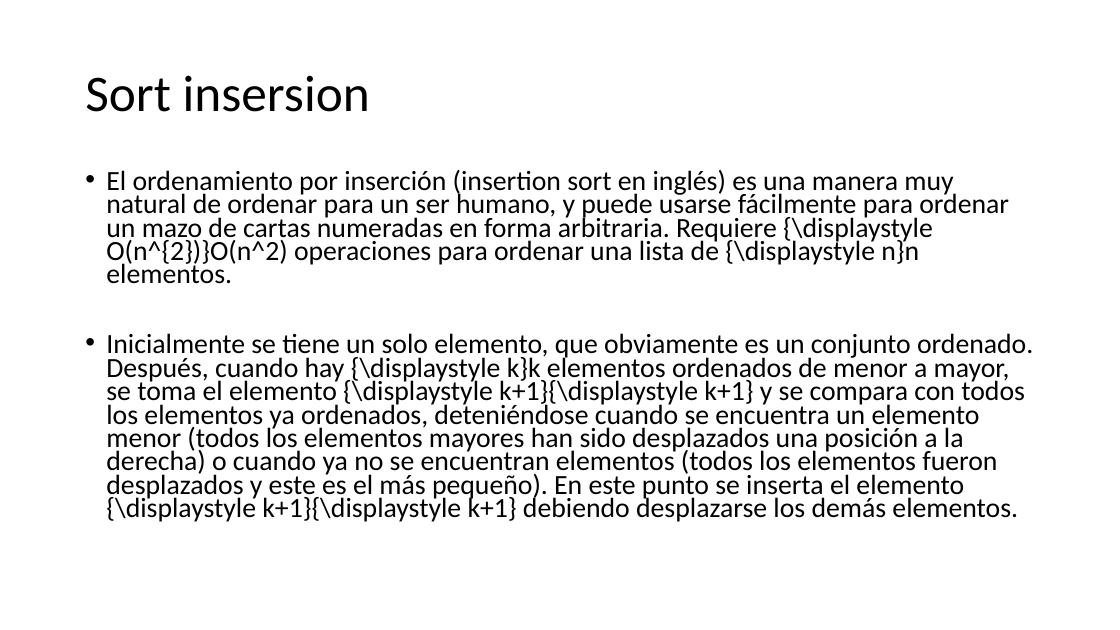
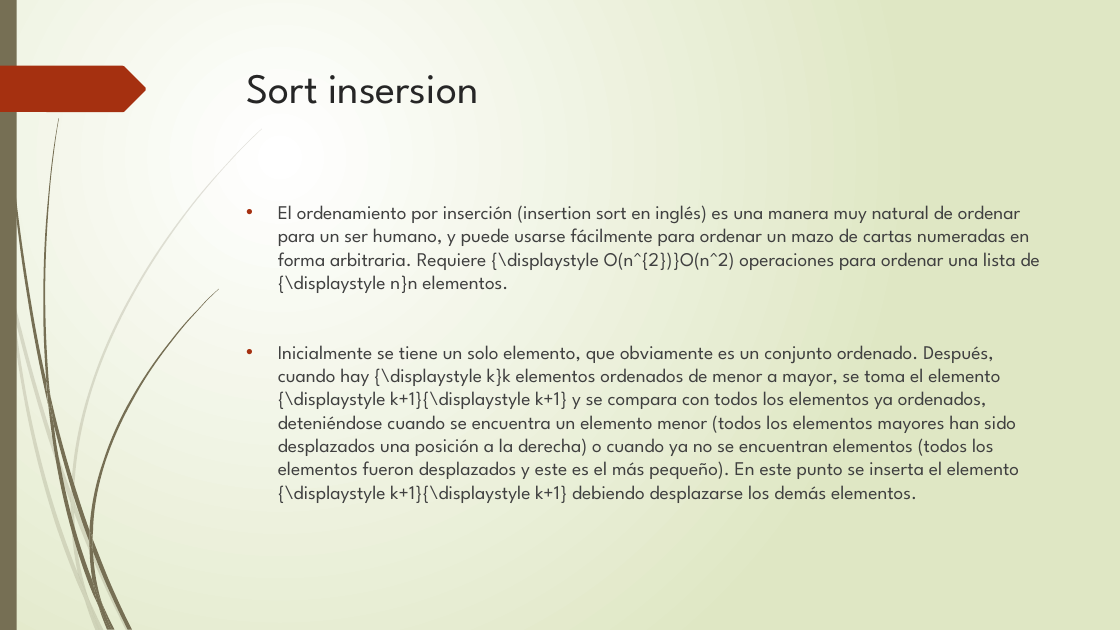
Before and after one commit to ParalelaUnsaac/G4-2020-1, a slide deck: slide 6 of 21.10/SORTS.pptx. Drawn at 1120x630 pixels with LibreOffice and Linux fonts; fonts in the diff are those of the drawing. Boxes give left, top, right and bottom in pixels: in the first picture for what was removed or moved away, otherwise in the second. Text is boxed around its words. In the diff, an @@ line names an element or a change of style, - is before the commit and + after.

```diff
--- a/21.10/SORTS.pptx
+++ b/21.10/SORTS.pptx
@@ background #FFFFFF to gradient #FFFFFF to #DFE8C4 @@
@@ rectangle added at box(0, 0, 17, 630), fill #766F54 @@
@@ title "Sort insersion": place and size @@
-title "Sort insersion" at box(85, 75, 370, 112)
+title "Sort insersion" at box(247, 75, 478, 104)
@@ title "Sort insersion" at box(247, 75, 478, 104): size 44 to 36 pt, font Calibri to League Spartan, text colour #000000 to #262626; line spacing 0.9 to 1; vertical alignment middle to top @@
@@ freeform shape added at box(0, 66, 146, 112), fill #A53010 @@
@@ text "El ordenamiento por inserción (insertion ...": place and size @@
-text "El ordenamiento por inserción (insertion ..." at box(106, 170, 1033, 522)
+text "El ordenamiento por inserción (insertion ..." at box(278, 205, 1040, 503)
@@ text "El ordenamiento por inserción (insertion ..." at box(278, 205, 1040, 503): size 23.8 to 16.6 pt, font Calibri to League Spartan, text colour #000000 to #404040; indent changed; line spacing 0.7 to 1 @@
@@ group added at box(0, 129, 262, 630): 10 freeform shapes @@
@@ group added at box(3, 0, 218, 630): 12 freeform shapes @@
```
Also in this commit, not shown: 3 other slides changed, 4 slides added, 3 slides removed.
